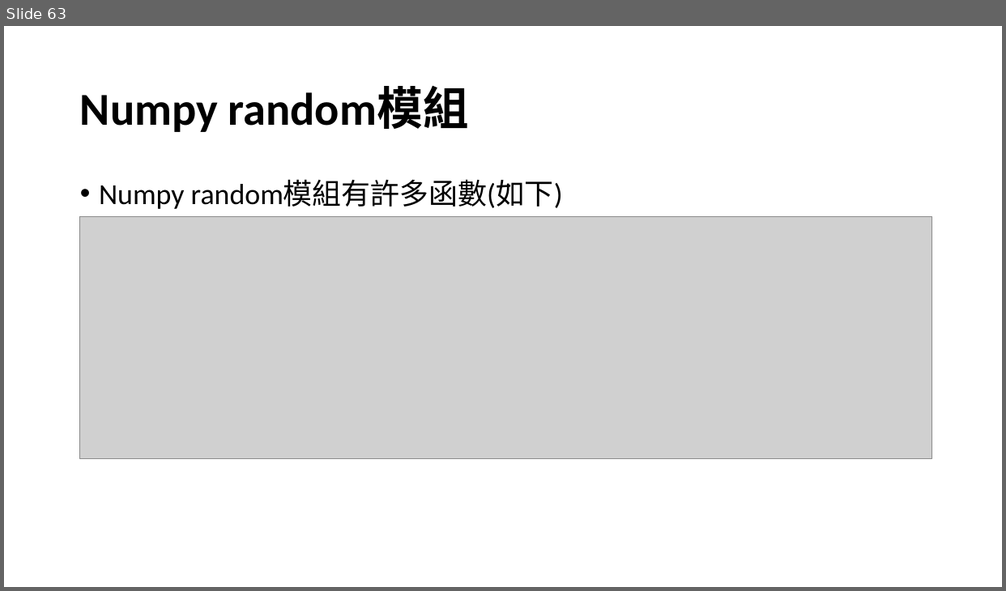
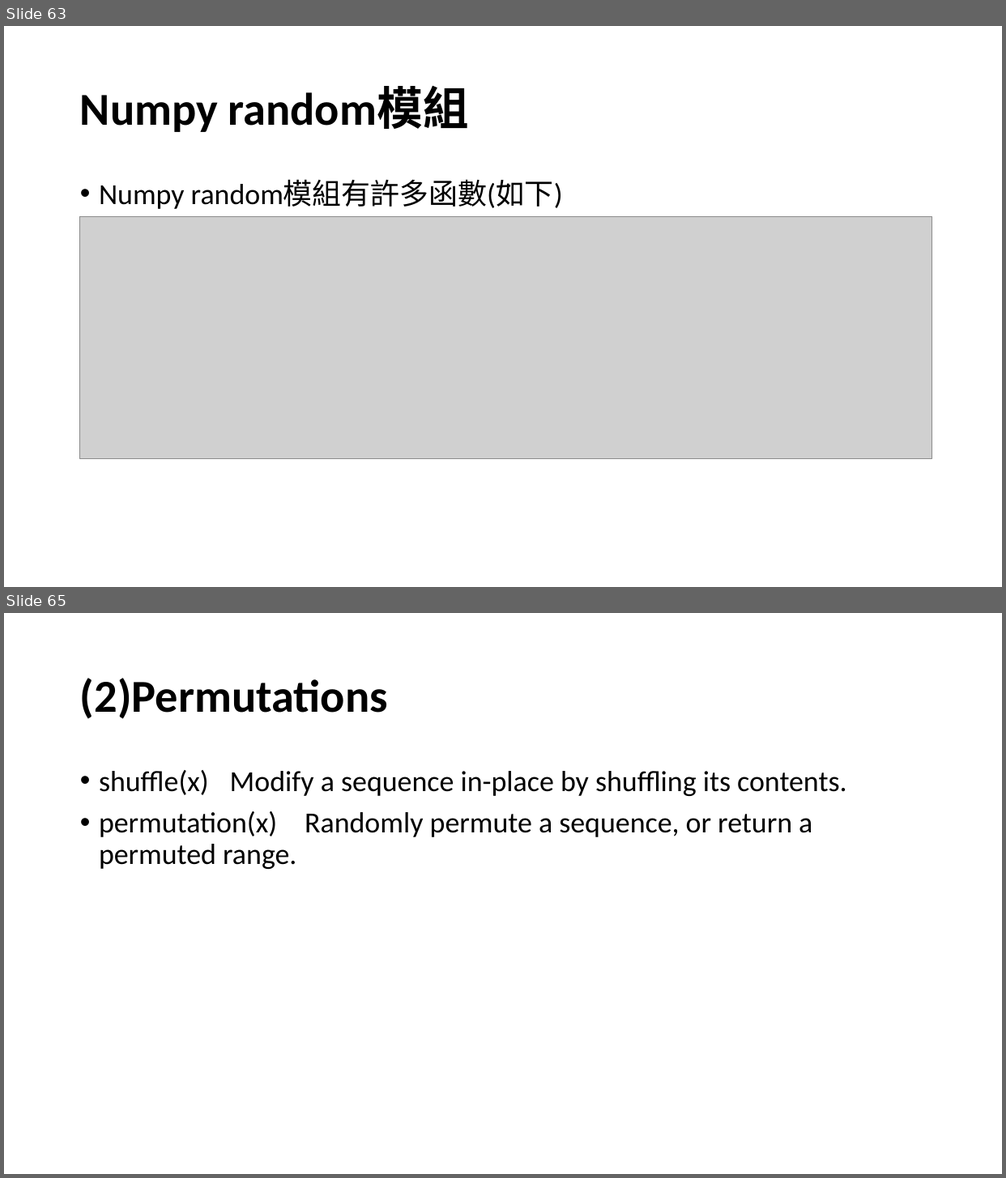
Before and after one commit to yukai920722/2022-ksu-11002, a slide deck: 4100E104_NUMPY_20220309_A.pptx. Shown one above the other, each under a label of ours: slide 63 before the commit, slides 63 and 65 after it; the slides between them are not shown. The pictures are 1006x591 and 1006x1178 pixels, drawn with LibreOffice and Linux fonts; fonts in the diff are those of the drawing; grey boxes stand for pictures. Boxes give left, top, right and bottom in pixels: in the first picture for what was removed or moved away, otherwise in the second. Text is boxed around its words. In the diff, an @@ line names an element or a change of style, - is before the commit and + after.

```diff
--- a/4100E104_NUMPY_20220309_A.pptx
+++ b/4100E104_NUMPY_20220309_A.pptx
@@ slide 65 added at bbox=[4, 613, 1002, 1174], background #FFFFFF @@
@@ title added at bbox=[80, 678, 388, 719], 44 pt, text #000000, bold @@
+(2)Permutations
@@ text added at bbox=[99, 770, 846, 869], 28 pt, text #000000 @@
+• shuffle(x) Modify a sequence in-place by shuffling its contents.
+• permutation(x) Randomly permute a sequence, or return a permuted range.
```
Also in this commit, not shown: 4 other slides added, 1 slide removed, 14 other files.
